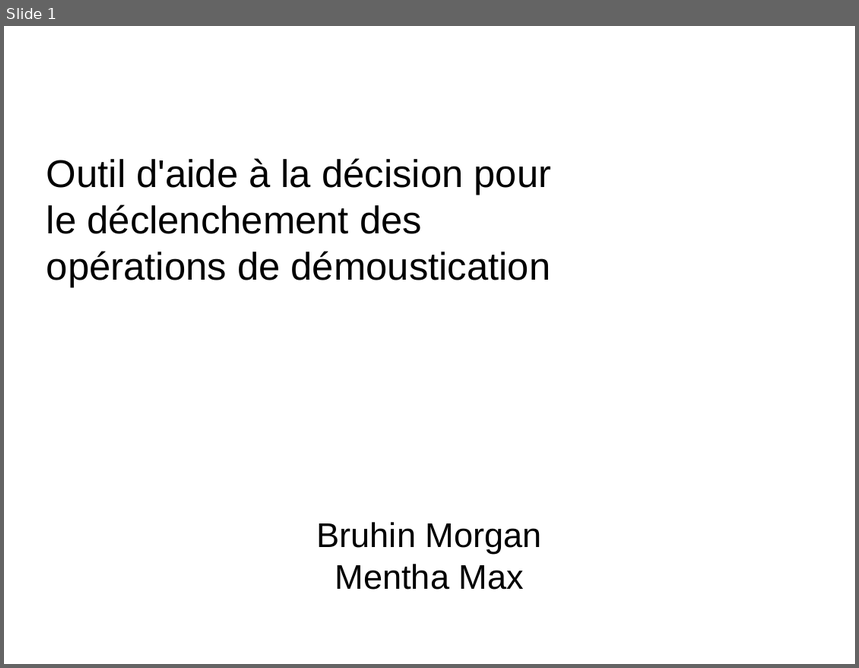
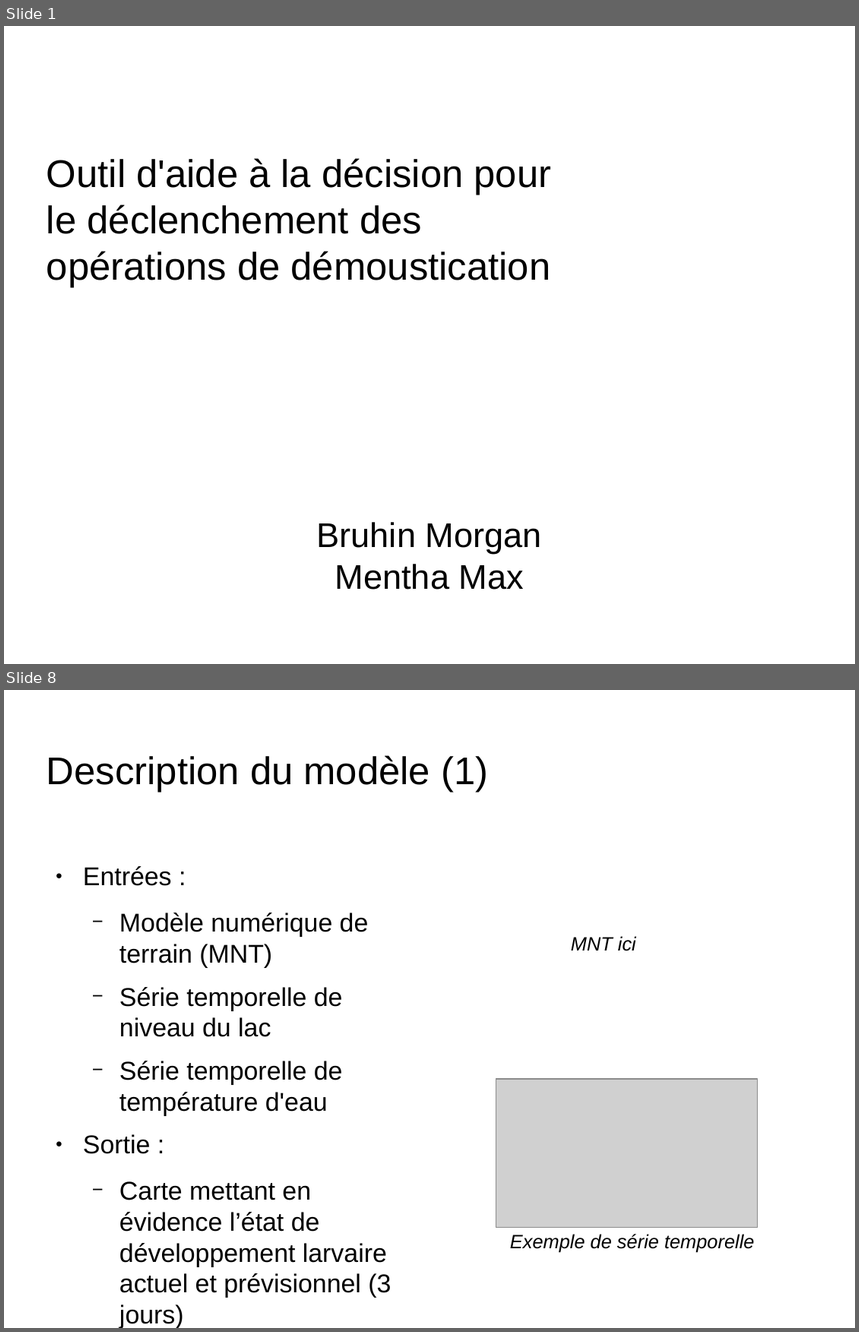
Before and after one commit to nesta7/designProject, a slide deck: presentation_6_juin_Broc.odp. Shown one above the other, each under a label of ours: slide 1 before the commit, slides 1 and 8 after it; the slides between them are not shown. The pictures are 859x668 and 859x1332 pixels, drawn with LibreOffice and Linux fonts; fonts in the diff are those of the drawing; grey boxes stand for pictures; background and template pictures are left out. Boxes give left, top, right and bottom in pixels: in the first picture for what was removed or moved away, otherwise in the second. Text is boxed around its words. In the diff, an @@ line names an element or a change of style, - is before the commit and + after.

```diff
--- a/presentation_6_juin_Broc.odp
+++ b/presentation_6_juin_Broc.odp
@@ slide 8 added at [4, 690, 855, 1328], background picture (left out) @@
@@ title added at [47, 755, 488, 792], 36 pt, text #000000 @@
+Description du modèle (1)
@@ text added at [83, 866, 391, 1328], 24.1 pt, text #000000 @@
+● Entrées :
+  − Modèle numérique de terrain (MNT)
+  − Série temporelle de niveau du lac
+  − Série temporelle de température d'eau
+● Sortie :
+  − Carte mettant en évidence l’état de développement larvaire actuel et prévisionnel (3 jours)
@@ text added at [571, 936, 636, 951], 18 pt, text #000000, italic @@
+MNT ici
@@ picture added at [496, 1079, 759, 1228] @@
@@ text added at [510, 1234, 755, 1253], 18 pt, text #000000, italic @@
+Exemple de série temporelle
```
Also in this commit, not shown: 7 slides changed, 7 other slides added, 1 slide removed.
